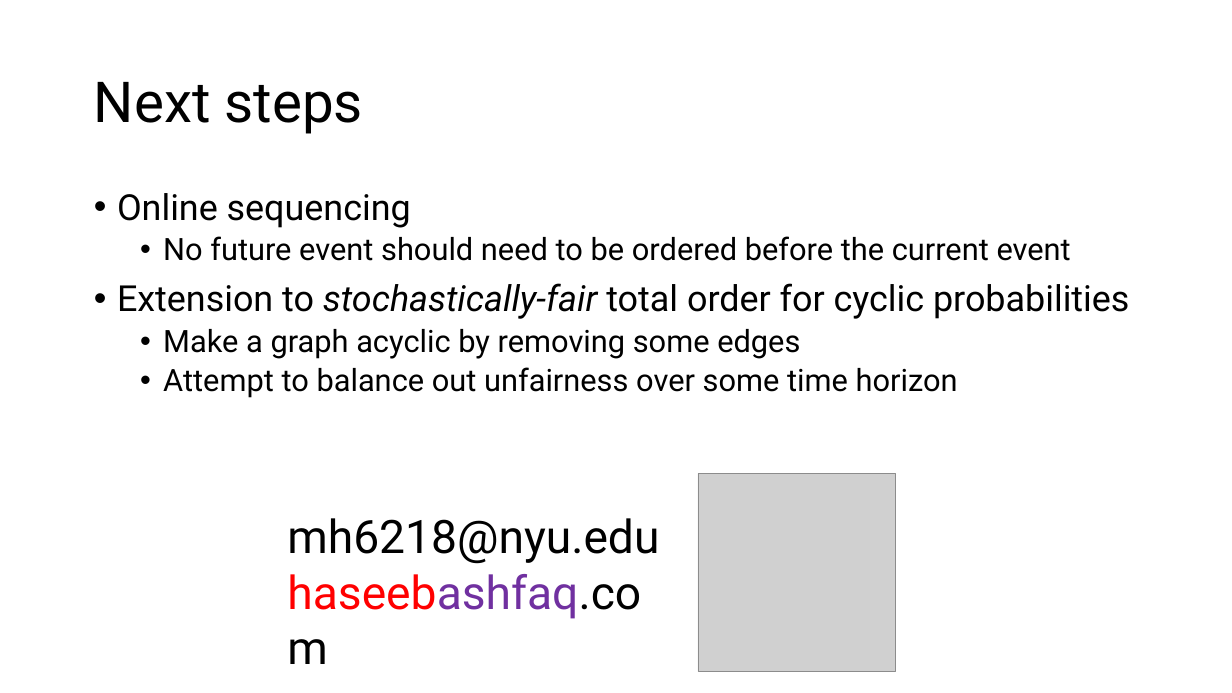
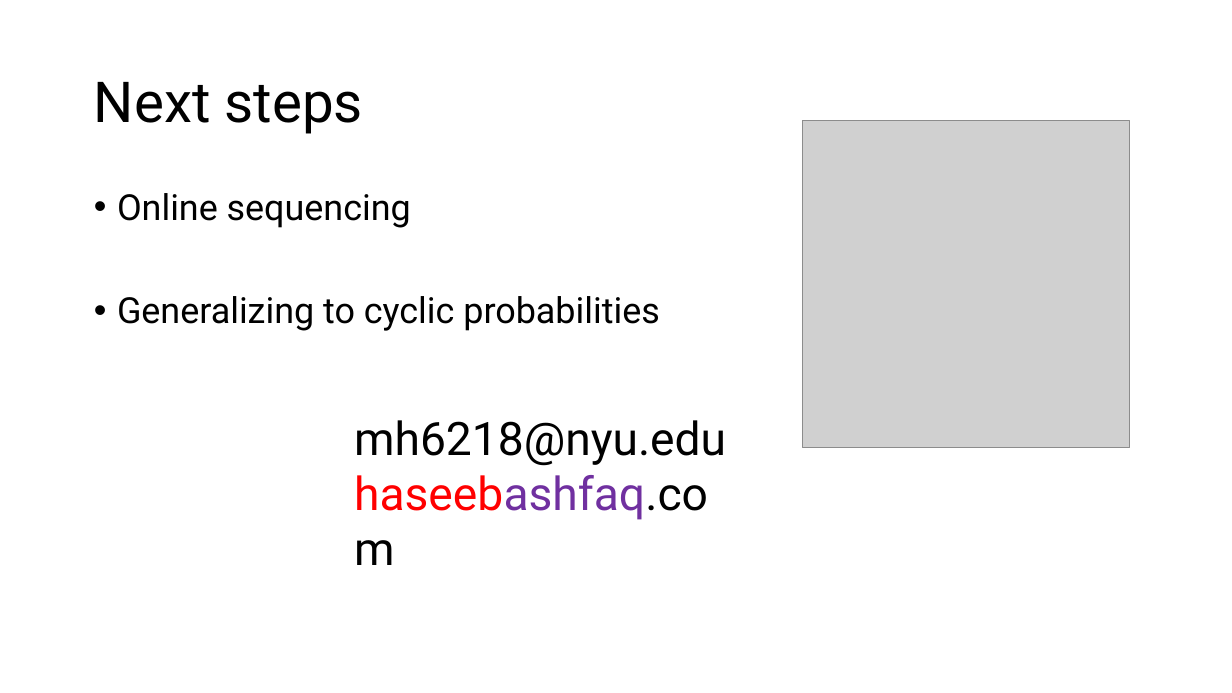
Before and after one commit to HaseebLUMS/Onyx-Presentation, a slide deck: slide 32 of tommy_hotnets_v2.pptx. Drawn at 1232x693 pixels with LibreOffice and Linux fonts; fonts in the diff are those of the drawing; grey boxes stand for pictures. Boxes give left, top, right and bottom in pixels: in the first picture for what was removed or moved away, otherwise in the second. Text is boxed around its words. In the diff, an @@ line names an element or a change of style, - is before the commit and + after.

Commit message:
updated

```diff
--- a/tommy_hotnets_v2.pptx
+++ b/tommy_hotnets_v2.pptx
@@ picture: place and size @@
-picture at [698,474,896,672]
+picture at [803,120,1130,447]
@@ text at [117,296,659,331]: text changed; size 24 to 28 pt @@
-  • No future event should need to be ordered before the current event
-• Extension to stochastically-fair total order for cyclic probabilities
-  • Make a graph acyclic by removing some edges
-  • Attempt to balance out unfairness over some time horizon
+• Generalizing to cyclic probabilities
@@ text "mh6218@nyu.edu": place and size @@
-text "mh6218@nyu.edu" at [287,518,659,619]
+text "mh6218@nyu.edu" at [354,420,726,520]
```
Also in this commit, not shown: 1 other slide changed.
